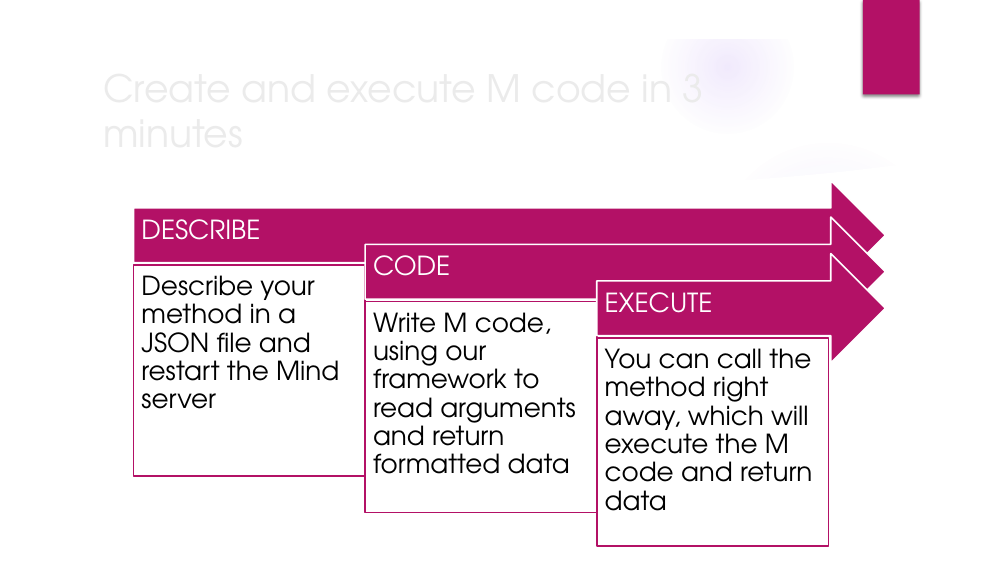
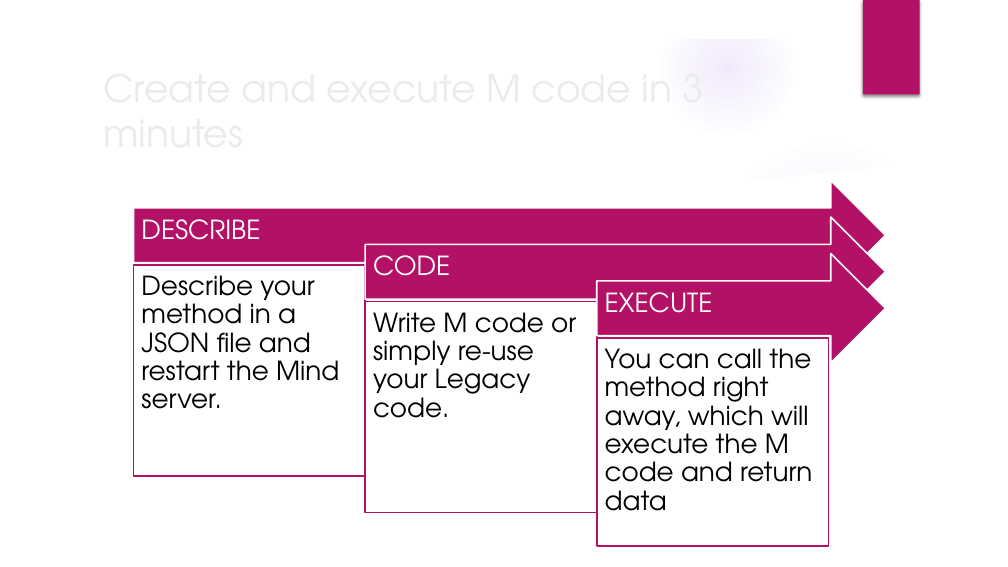
Before and after one commit to mind4yottadb/mind-server, a slide deck: slide 8 of docs/slides/def1.pptx (slide 10 before the commit). Drawn at 1008x567 pixels with LibreOffice and Linux fonts; fonts in the diff are those of the drawing; background and template pictures are left out. Boxes give left, top, right and bottom in pixels: in the first picture for what was removed or moved away, otherwise in the second. Text is boxed around its words. In the diff, an @@ line names an element or a change of style, - is before the commit and + after.

Commit message:
V0.19.0 (#257)
* feat: datatype: varByRef
* feat: new datatype: json
* feat: 4 levels namespace
* test: datatype: varByRef
* test: uApi parser detects now boolean and null in name
* test: new datatype: json
* test: 4 levels namespace
* refactor: uApi parser detects now boolean and null in name
* fix: proper handle JSON chr(0)_boolean or chr(0)_null
* fix: subscript /s on strings removed
* docs: pptx
* demo

```diff
--- a/docs/slides/def1.pptx
+++ b/docs/slides/def1.pptx
@@ text at box(141, 275, 339, 409): text changed @@
-Describe your method in a JSON file and restart the Mind server
+Describe your method in a JSON file and restart the Mind server.
@@ text at box(373, 312, 576, 418): text changed @@
-Write M code, using our framework to read arguments and return formatted data
+Write M code or simply re-use your Legacy code.
```
Also in this commit, not shown: 8 other slides changed, 33 other files.
